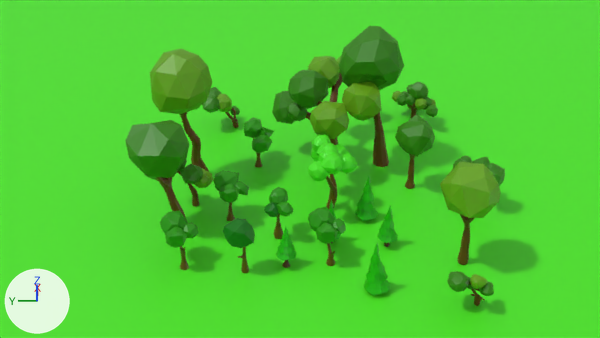
The Blender file Assets/NatureModelsPack/AllInOneTrees_ForRendering.blend as it was, and as the next commit left it.
The view is the same before and after, from the file's camera 'Camera'. Every picture has the same lights, and +X, +Y and +Z are marked at lower left.

Script lines for the objects in view, before the commit:
```python
me_tree1 = bpy.data.meshes.new('tree1')
me_tree1.from_pydata(...)  # 466 vertices, 746 faces, 2 loose edges; spans x -6.5..9.9, y -6.0..6.4, z -0.5..11.4
# faces by material slot: [160, 364, 222]
me_tree1.materials.append(mat_leafsmat1)  # green #328200
me_tree1.materials.append(mat_treemat1)  # brown #663d0a
me_tree1.materials.append(mat_leafmat2)  # green #65a20b
me_tree11 = bpy.data.meshes.new('tree11')
me_tree11.from_pydata(...)  # 140 vertices, 222 faces; spans x -2.3..3.8, y -1.7..5.1, z -0.4..15.9
# faces by material slot: [72, 150]
me_tree11.materials.append(mat_leafsmat1_008)  # green #328200
me_tree11.materials.append(mat_treemat1_010)  # brown #663d0a
me_tree19 = bpy.data.meshes.new('tree19')
me_tree19.from_pydata(...)  # 140 vertices, 124 faces; spans x -0.95..0.95, y -1.0..1.0, z -0.05..5.0
# faces by material slot: [32, 92]
me_tree19.materials.append(mat_leafsmaterial1)  # brown #4e2900
me_tree19.materials.append(mat_treematerial1)  # green #1eb900
me_tree23 = bpy.data.meshes.new('tree23')
me_tree23.from_pydata(...)  # 140 vertices, 124 faces; spans x -1.16..1.16, y -1.38..1.04, z -0.05..5.43
# faces by material slot: [32, 92]
me_tree23.materials.append(mat_leafsmaterial1_004)  # brown #4e2900
me_tree23.materials.append(mat_treematerial1_004)  # green #1eb900
ob_tree1 = bpy.data.objects.new('Tree1', me_tree1)
ob_tree1.location = (23.99, 0.0, 0.0)
ob_tree11 = bpy.data.objects.new('Tree11', me_tree11)
ob_tree11.location = (23.06, -5.9, -0.44)
ob_tree19 = bpy.data.objects.new('Tree19', me_tree19)
ob_tree19.location = (8.65, 0.0, 0.0)
ob_tree23 = bpy.data.objects.new('Tree23', me_tree23)
ob_tree23.location = (1.72, -3.93, 0.0)
# also in view: 'Tree20' at (8.3, -5.4, 2.4); 'Tree22' at (5.0, 4.1, 2.3); 'Tree4' at (15.8, -14.9, 2.6); 'Tree14' at (9.6, 5.0, 2.3); 'Tree5' at (31.0, 12.8, 2.2)
```
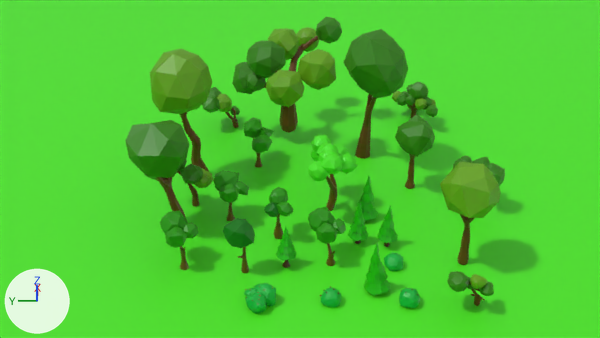
Where the change shows, as pixel boxes (x1, y1, x2, y2) in the pictures (600 x 338 px):
'Tree1', moved: before (272, 56, 381, 145); after (232, 17, 342, 133)
'Tree11', moved, turned: before (339, 26, 404, 167); after (344, 29, 408, 159)
'Bush1', added (green): after (244, 283, 276, 313)
'Tree19', moved: before (329, 199, 341, 243); after (348, 200, 368, 244)
'Bush3', added: after (399, 287, 421, 308)
'Bush2', added: after (320, 287, 341, 307)
'Bush4', added: after (384, 253, 403, 271)

The edits, one by one:
Picture 'hept32-32x.png.003' (img_hept32_32x_png_003) is new.
Picture 'hept32-32x.png.002' (img_hept32_32x_png_002) is new.
Picture 'hept32-32x.png.000' (img_hept32_32x_png_000) is new.
Picture 'hept32-32x.png.001' (img_hept32_32x_png_001) is new.
Material 'BushesMaterial.003' (mat_bushesmaterial_003) is new.
Its texture is img_hept32_32x_png_003.
Its roughness is 0.4.
Material 'BushesMaterial.002' (mat_bushesmaterial_002) is new.
Its texture is img_hept32_32x_png_002.
Its roughness is 0.4.
Material 'BushesMaterial.001' (mat_bushesmaterial_001) is new.
Its texture is img_hept32_32x_png_000.
Its roughness is 0.4.
Material 'BushesMaterial' (mat_bushesmaterial) is new.
Its texture is img_hept32_32x_png_001.
Its roughness is 0.4.
Mesh me_bush4 is new.
It has 45 vertices, 79 faces and spans x -1.0..0.91, y -0.86..0.94, z -0.03..1.25.
It uses material mat_bushesmaterial_003 (picture img_hept32_32x_png_003).
Mesh me_bush3 is new.
It has 225 vertices, 402 faces and spans x -0.93..0.97, y -0.96..0.91, z -0.03..1.54.
It uses material mat_bushesmaterial_002 (picture img_hept32_32x_png_002).
Mesh me_bush2 is new.
It has 217 vertices, 387 faces and spans x -0.85..0.99, y -0.88..1.01, z -0.06..1.39.
It uses material mat_bushesmaterial_001 (picture img_hept32_32x_png_000).
Mesh me_bush1 is new.
It has 626 vertices, 1121 faces and spans x -1.95..1.66, y -0.88..1.97, z -0.04..1.8.
It uses material mat_bushesmaterial (picture img_hept32_32x_png_001).
Object 'Tree1' (ob_tree1) moves from (23.99, 0.0, 0.0) to (27.75, 4.67, 1.67).
Object 'Tree11' (ob_tree11) moves from (23.06, -5.9, -0.44) to (24.84, -3.71, -0.44).
Object 'Tree11' (ob_tree11) turns from (0, 0, 0) to (0, 0, 141) degrees about x, y and z.
Object 'Tree19' (ob_tree19) moves from (8.65, 0.0, 0.0) to (8.65, -2.64, 0.0).
Object 'Bush4' (ob_bush4) is new; it shows me_bush4.
Its location is (5.15, -5.87, 0.0).
Object 'Bush3' (ob_bush3) is new; it shows me_bush3.
Its location is (0.0, -6.85, 0.0).
Object 'Bush2' (ob_bush2) is new; it shows me_bush2.
Its location is (0.0, 0.0, 0.0).
Object 'Bush1' (ob_bush1) is new; it shows me_bush1.
Its location is (0.0, 5.72, 0.0).
